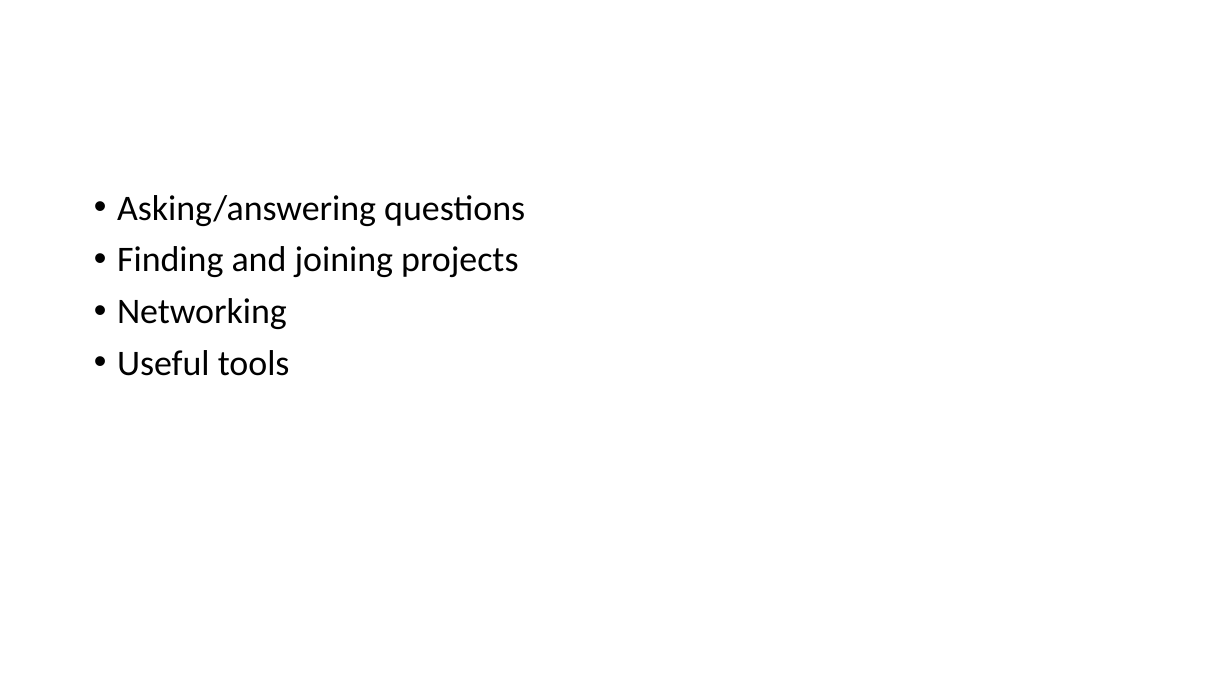
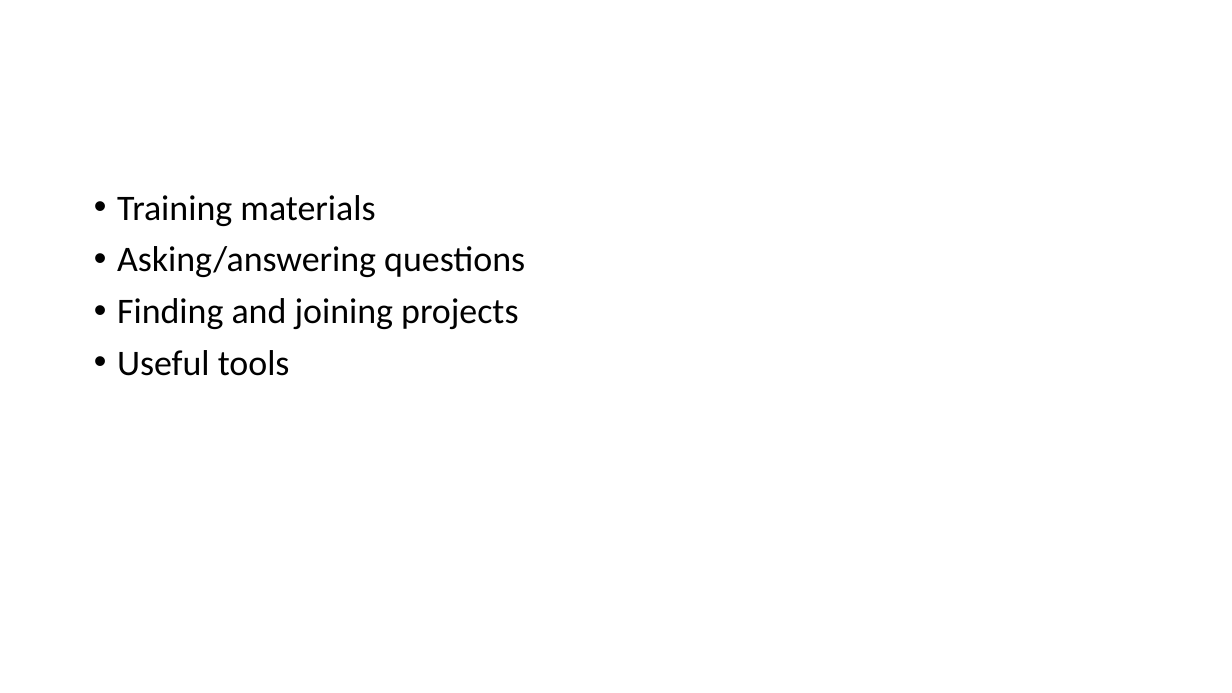
Before and after one commit to fiuneuro/training-week-2019, a slide deck: slide 2 of day1/06_community_resources.pptx. Drawn at 1232x693 pixels with LibreOffice and Linux fonts; fonts in the diff are those of the drawing. Boxes give left, top, right and bottom in pixels: in the first picture for what was removed or moved away, otherwise in the second. Text is boxed around its words. In the diff, an @@ line names an element or a change of style, - is before the commit and + after.

```diff
--- a/day1/06_community_resources.pptx
+++ b/day1/06_community_resources.pptx
@@ text at bbox=[117, 195, 375, 226]: paragraph added @@
+• Training materials
@@ text at bbox=[117, 298, 287, 329]: paragraph removed @@
-• Networking
```
Also in this commit, not shown: 4 other slides changed, 2 slides added, 4 other files.
